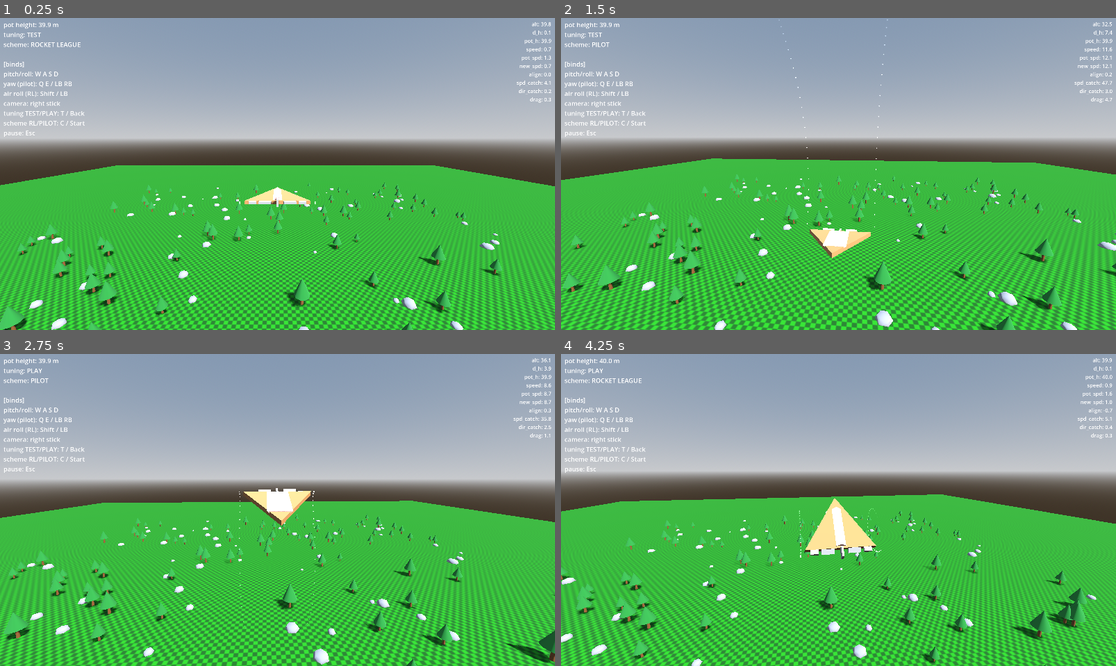
Above: before the commit, frames 1-4 (two rows, left to right).
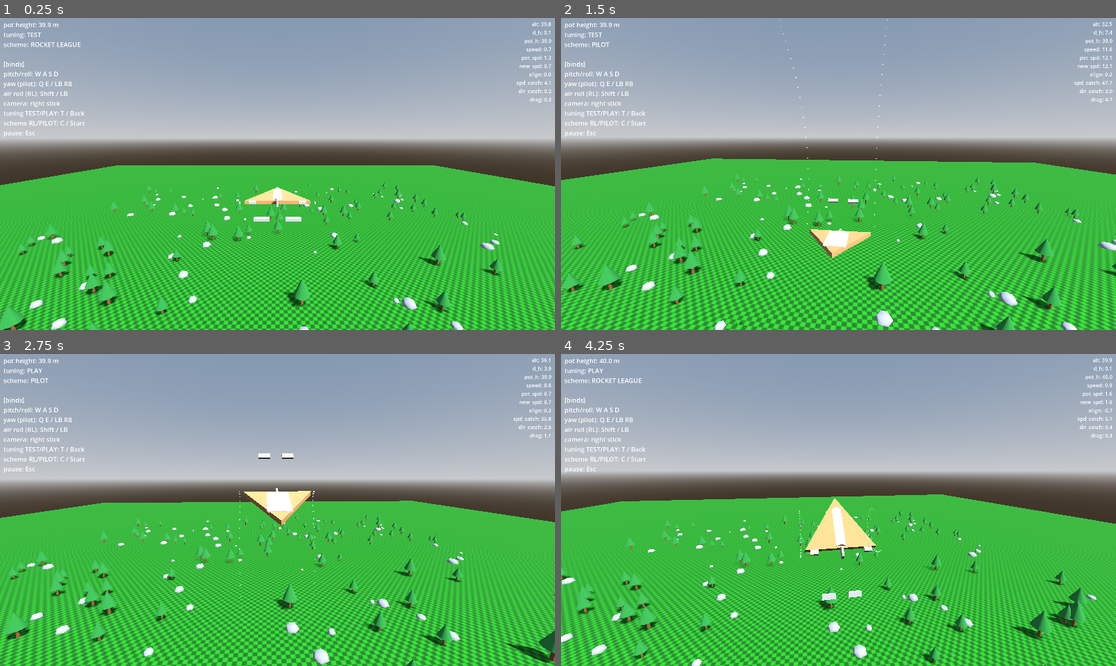
Above: after the commit, the same moments.

Repository: westonkelliher/glider
Game: Godot game, scene res://scenes/main.tscn
Same seed, same stepped clock (60 frames per second), same inputs: the game is played once before the commit and once after it.
Inputs (mouse positions are in pixels of both pictures, inside the frame that each line leads up to):
- Up to frame 1 (0.25 s): no input
- Up to frame 2 (1.5 s): tap Enter at 0.5 s; move the mouse to (866, 174) at 0.52 s; hold Shift (air_roll) 0.53-1.28 s; hold W (move_forward) from 0.53 s (still down); move the mouse to (810, 174) at 1.27 s; tap C (toggle_scheme) at 1.35 s
- Up to frame 3 (2.75 s): keep holding W (move_forward); move the mouse to (288, 503) at 2.02 s; hold T (toggle_tuning) from 2.03 s (still down)
- Up to frame 4 (4.25 s): keep holding W (move_forward); move the mouse to (832, 516) at 2.77 s; release T (toggle_tuning) at 2.78 s; tap Shift (air_roll) at 2.85 s; move the mouse to (877, 513) at 3.52 s; hold C (toggle_scheme) from 3.53 s (still down)

The runs differ from the first frame. In frame 1, 0.1% of the frame differs, in the area x 45-55%, y 58-66%; in frame 2, less than 0.1%; in frame 3, 0.1%; in frame 4, 0.2%, in the area x 46-55%, y 61-80%.

Commit message:
Scene: offset pitch elevator meshes back along hinge
Co-Authored-By: Claude Opus 4.8 <noreply@anthropic.com>

Diff:
--- a/scenes/glider_body.tscn
+++ b/scenes/glider_body.tscn
@@ -86,11 +86,11 @@
 [node name="Pitch" type="Node3D" parent="Ailerons" unique_id=373461907]
 
 [node name="LMesh" type="MeshInstance3D" parent="Ailerons/Pitch" unique_id=72142204]
-transform = Transform3D(5, 0, 0, 0, 2, 1.4210855e-14, 0, -2.842171e-14, 1, -5, -1, 0)
+transform = Transform3D(5, 0, 0, 0, 2, 2.1316282e-14, 0, -4.2632564e-14, 1, -5, -18.387257, -7.1525574e-07)
 mesh = SubResource("BoxMesh_qut1m")
 
 [node name="RMesh" type="MeshInstance3D" parent="Ailerons/Pitch" unique_id=317078512]
-transform = Transform3D(5, 0, 0, 0, 2, 1.4210855e-14, 0, -2.842171e-14, 1, 5, -1, 0)
+transform = Transform3D(5, 0, 0, 0, 2, 2.1316282e-14, 0, -4.2632564e-14, 1, 5, -18.387257, -7.1525574e-07)
 mesh = SubResource("BoxMesh_qut1m")
 
 [node name="LRoll" type="Node3D" parent="Ailerons" unique_id=1243852727]
